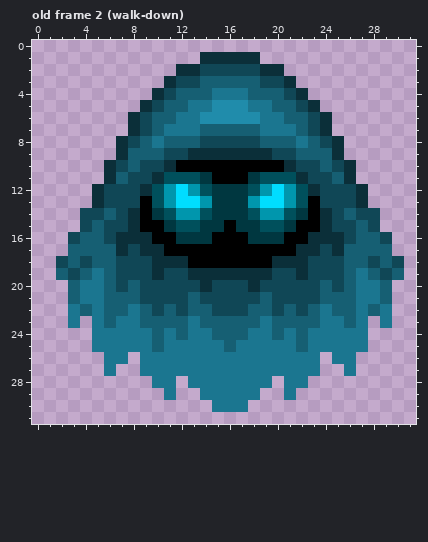
Two states of a pixel-art file, assets/PIPOYA FREE RPG Character Sprites 32x32/Enemy/anim/Enemy 15-2.aseprite. The picture above is the old version.
32x32 pixels, 16 frames. Shown: old frame 2 (walk-down). The commit also changed other frames, which this record leaves out.
Once edited:
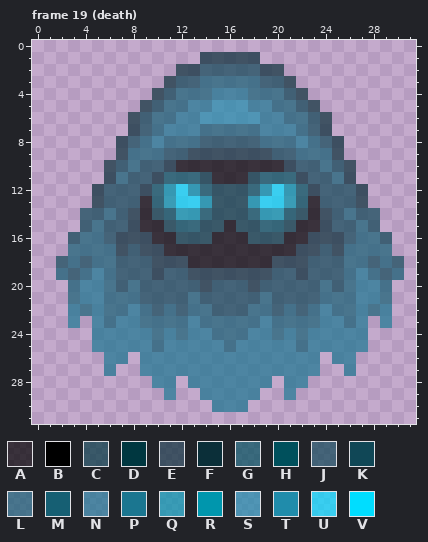
Palette (. is transparent): A #000000b4  B #000000  C #003740b4  D #003740  E #0b2f39b4  F #0b2f39  G #00505cb4  H #00505c  J #104756b4  K #104756  L #165f73b4  M #165f73  N #1b7690b4  P #1b7690  Q #0096adb4  R #0096ad  S #208cabb4  T #208cab  U #00ddffb4  V #00ddff
A new or re-ordered frame is compared with the old frame closest to it.
The author wrote: enemy death animation
Edits made:
frames 16 -> 22
Changed rows in their new state; - is an unchanged pixel.
Frame 19 (death) is new; against old frame 2 (walk-down):
first column x 2:
 1 ------------EEEEE------------
 2 ----------EEJJJJJEE----------
 3 ---------EJJLLLLLJJE---------
 4 --------EJLLLNNNLLLJE--------
 5 -------EJLLNNSSSNNLLJE-------
 6 ------EJLLNNSSSSSNNLLJE------
 7 ------EJLNNNLLLLLNNNLJE------
 8 -----EJLNLLLJJJJJLLLNLJE-----
 9 -----ELLLJJEEEEEEEJJLLLE-----
10 ----EJLJJEAAAAAAAAAEJJLJE----
11 ----ELJJEGGGCAAACGGGEJJLE----
12 ---EJJJEGQUQGCCCGQUQGEJJJE---
13 ---EJJJAGQUUQCCCQUUQGAJJJE---
14 --JJLJEACGQQGCCCGQQGCAEJLJJ--
15 --JLJJEAACGGCCACCGGCAAEJJLJ--
16 -JLLJEEEAACCCAAACCCAAEEEJLLJ-
17 -LLLLEJEEAAAAAAAAAAAEEJELLLL-
18 JLJLLJJJEEEAAAAAAAEEEJJJLLJLJ
19 LJLNLJJJEJJEEEEEEEJJEJJJLNLJL
20 -LNNLJLJJJJJEJJJEJJJJJLJLNNL-
21 -LNNLLLJJJJLJJJJJLJJJJLLLNNL-
22 -NLNLLNLJLJLLJJJLLJLJLNLLNLN-
23 -N-NLNNLLLLNLLLLLNLLLLNNLN-N-
24 ---NNNNNLNLNNLLLNNLNLNNNNN---
25 ---NNNNNLNNNNNLNNNNNLNNNNN---
26 ----NN-NNNNNNNNNNNNNNN-NN----
27 ----N--NNNNNNNNNNNNNNN--N----
28 --------NN-NNNNNNN-NN--------
29 ---------N--NNNNN--N---------
30 -------------NNN-------------
Boxes around the changes in both pictures, in picture pixels (x1, y1, x2, y2):
changed: (56, 52, 404, 412)
